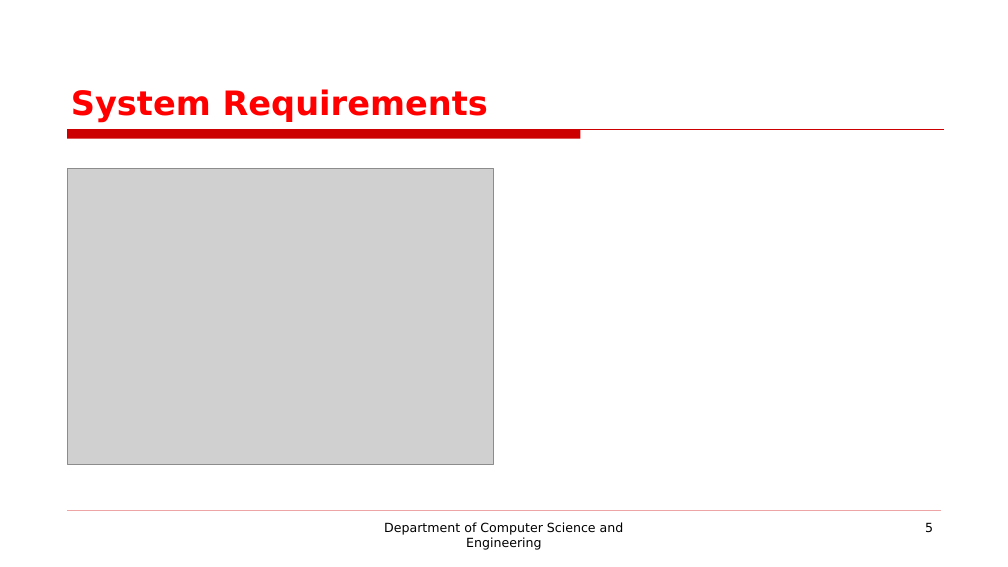
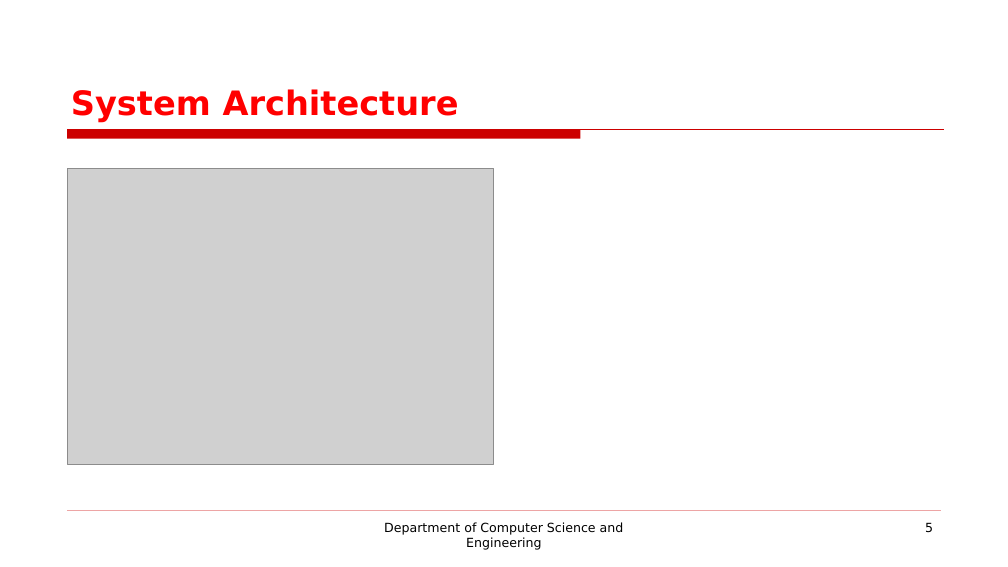
Before and after one commit to AVINASH007N/210701036-CS19643-FOML-Lab, a slide deck: slide 5 of MINI PROJECT/PPT.pptx. Drawn at 1008x567 pixels with LibreOffice and Linux fonts; fonts in the diff are those of the drawing; grey boxes stand for pictures; background and template pictures are left out. Boxes give left, top, right and bottom in pixels: in the first picture for what was removed or moved away, otherwise in the second. Text is boxed around its words. In the diff, an @@ line names an element or a change of style, - is before the commit and + after.

```diff
--- a/MINI PROJECT/PPT.pptx
+++ b/MINI PROJECT/PPT.pptx
@@ title at box(71, 89, 459, 122): text changed @@
-System Requirements
+System Architecture
```
Also in this commit, not shown: 1 other file.
